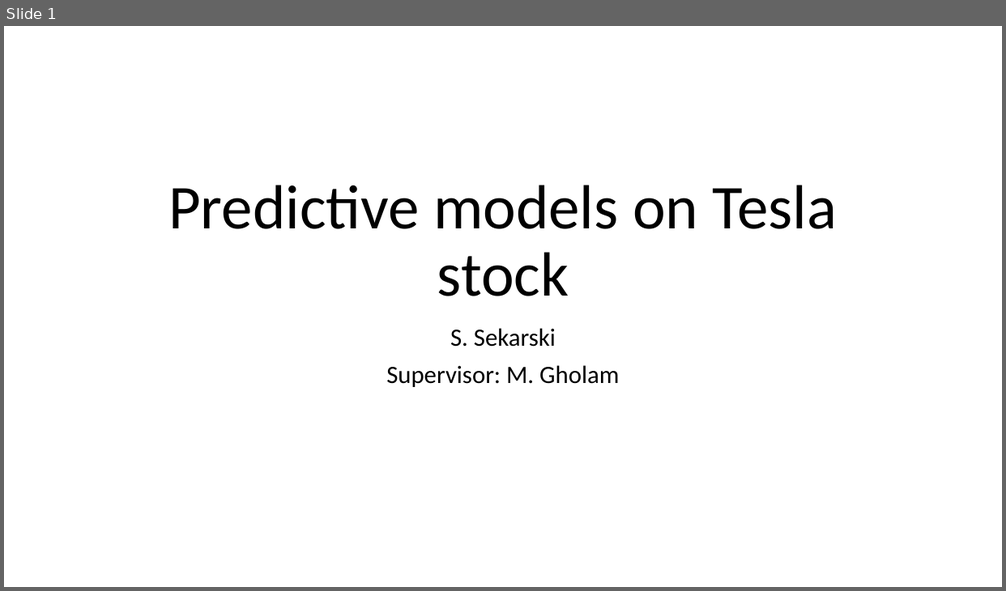
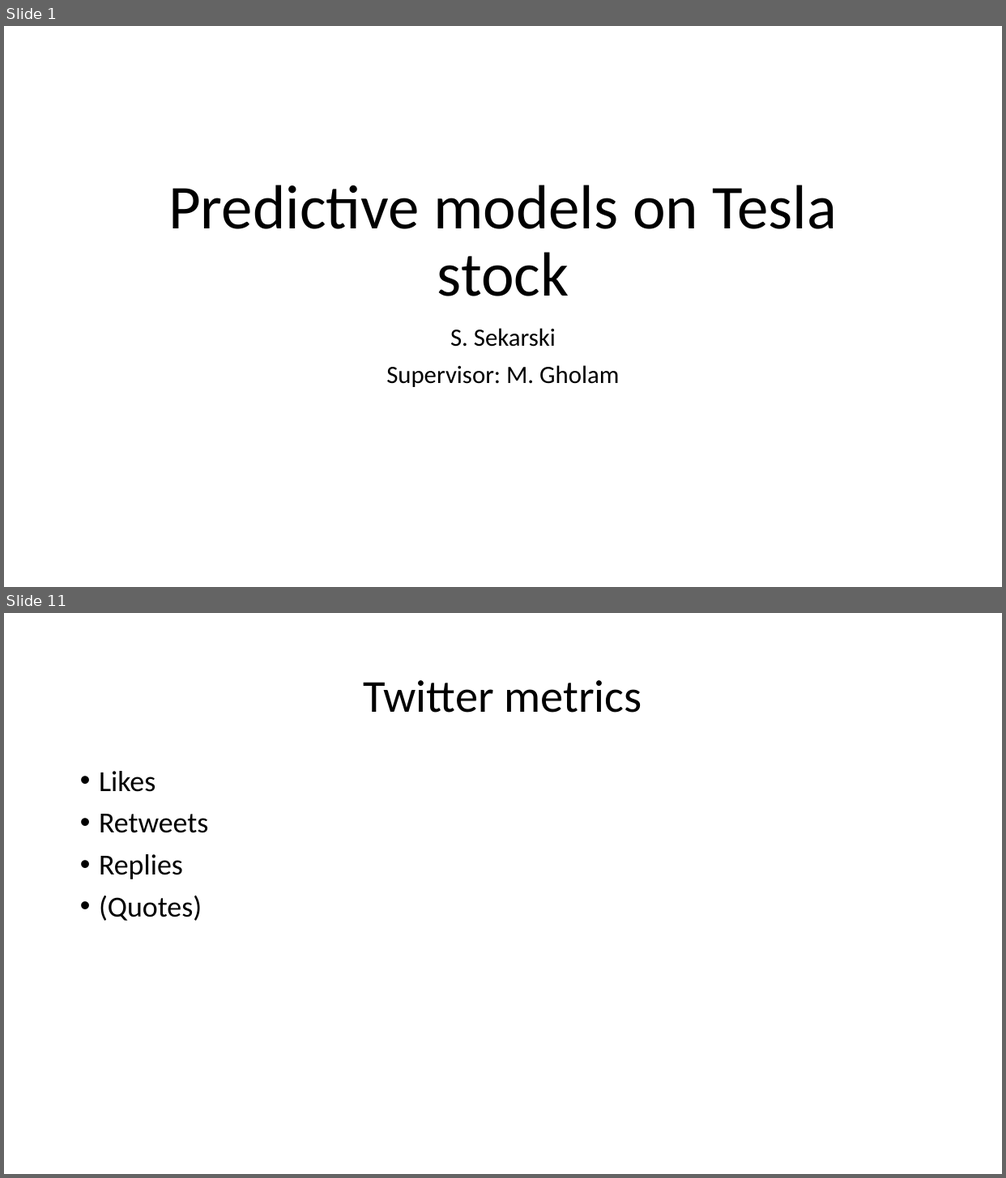
Before and after one commit to Sekarski/MasterThesis, a slide deck: presentation/PDM_presentation_v0.0.1.pptx. Shown one above the other, each under a label of ours: slide 1 before the commit, slides 1 and 11 after it; the slides between them are not shown. The pictures are 1006x591 and 1006x1178 pixels, drawn with LibreOffice and Linux fonts; fonts in the diff are those of the drawing; background and template pictures are left out. Boxes give left, top, right and bottom in pixels: in the first picture for what was removed or moved away, otherwise in the second. Text is boxed around its words. In the diff, an @@ line names an element or a change of style, - is before the commit and + after.

```diff
--- a/presentation/PDM_presentation_v0.0.1.pptx
+++ b/presentation/PDM_presentation_v0.0.1.pptx
@@ slide 11 added at box(4, 613, 1002, 1174), background #FFFFFF @@
@@ title added at box(363, 680, 642, 713), 44 pt, text #000000 @@
+Twitter metrics
@@ text added at box(99, 771, 208, 921), 28 pt, text #000000 @@
+• Likes
+• Retweets
+• Replies
+• (Quotes)
```
Also in this commit, not shown: 31 other slides added, 33 other files.
